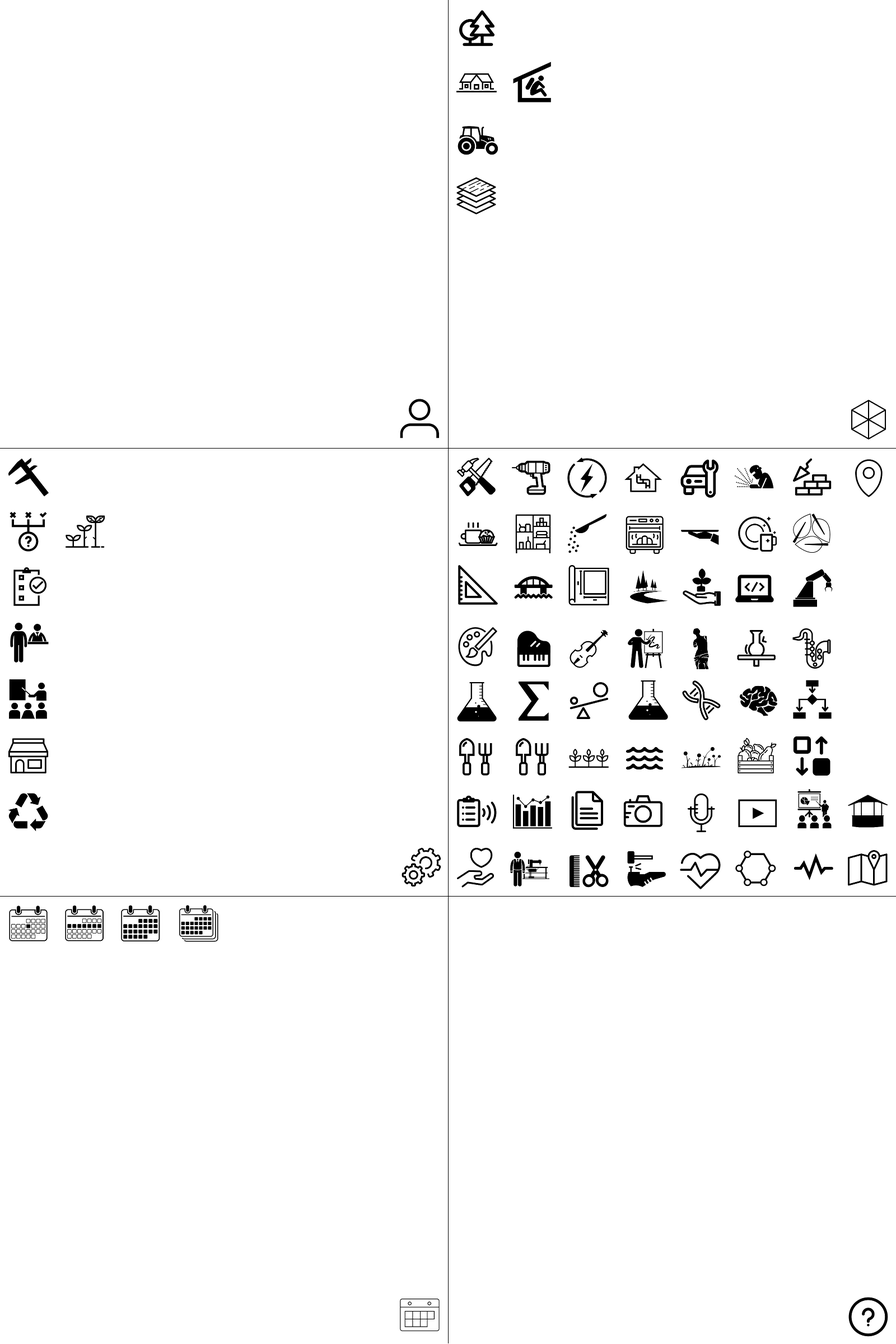
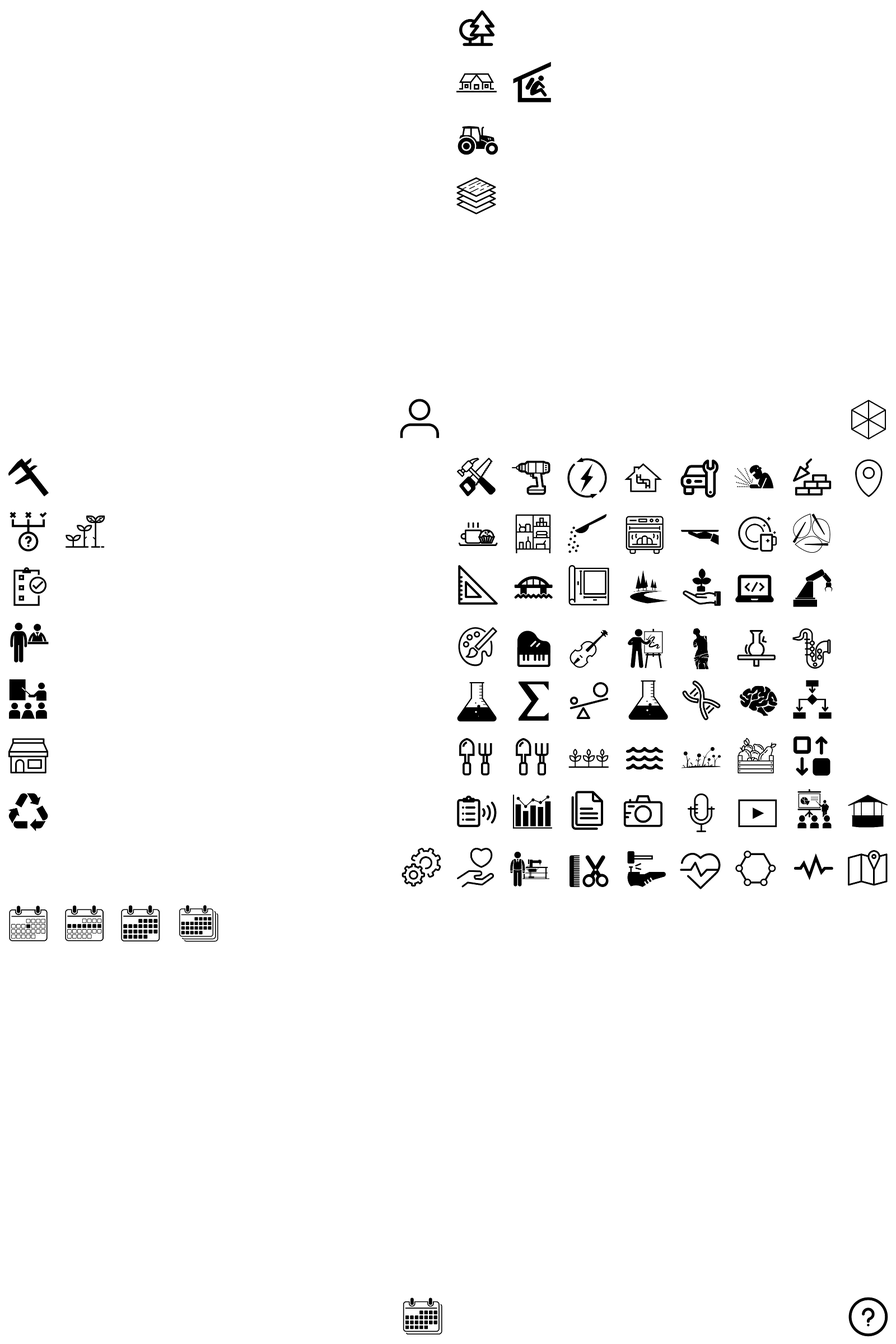
Revision of a layered 896×1344 image; what changed, layer by layer:
hid "Marker" over [0, 0, 896, 1343]
painted on "cluster-sprite.png" over [399, 1297, 443, 1335]
